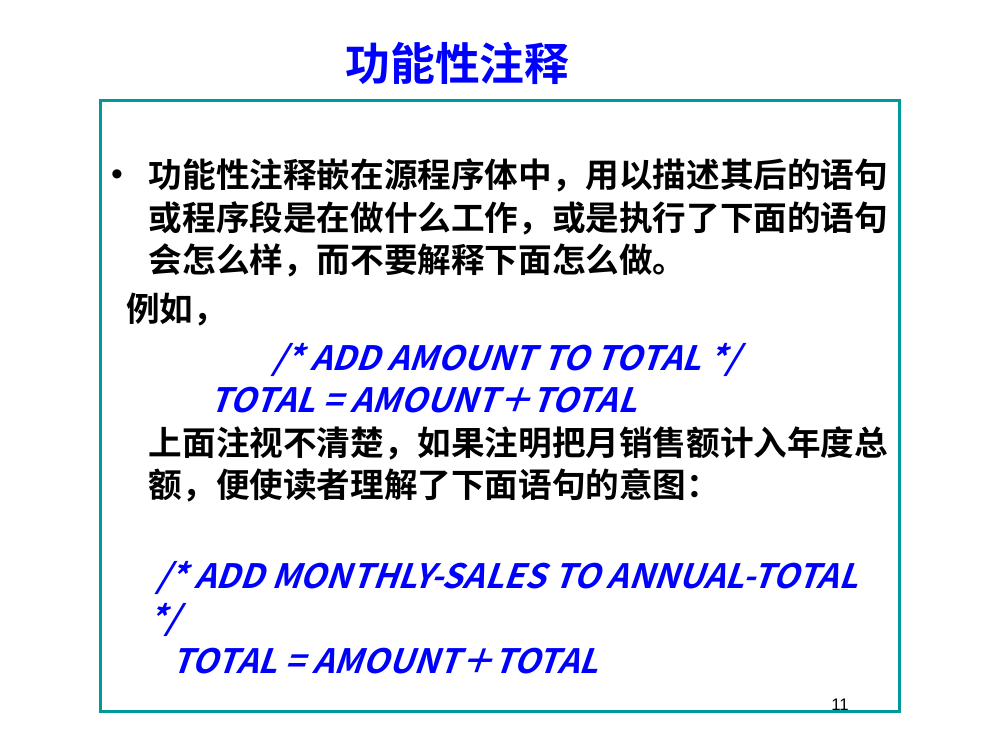
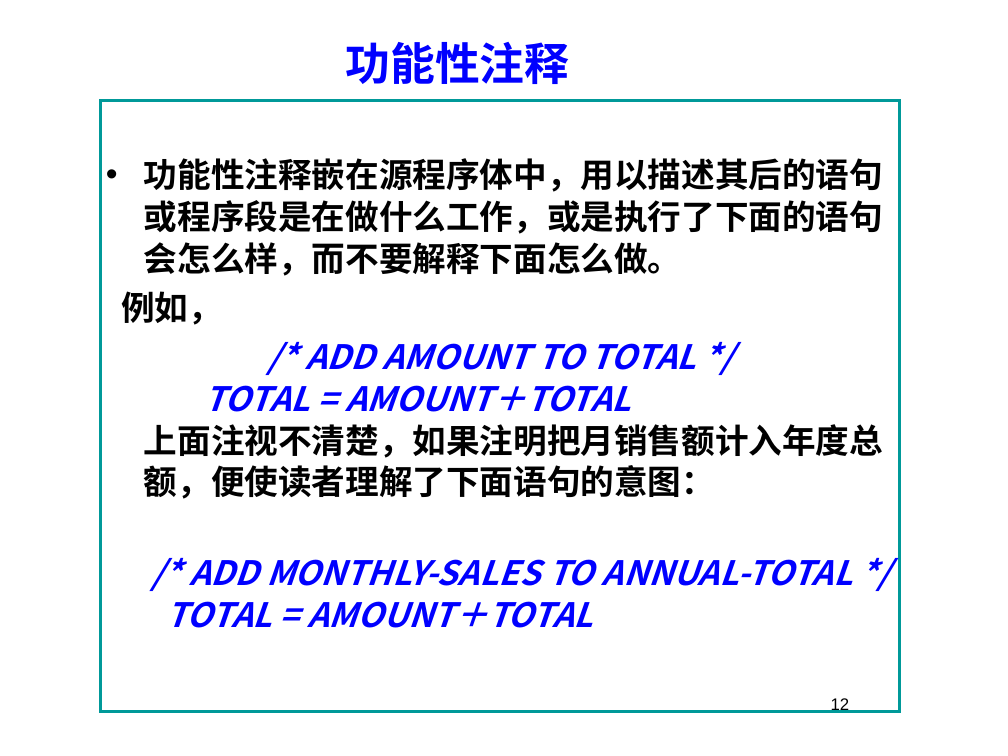
Before and after one commit to 3d-fishing/3D-app, a slide deck: slide 12 of 软件工程基础7.1.pptx (slide 11 before the commit). Drawn at 1008x756 pixels with LibreOffice and Linux fonts; fonts in the diff are those of the drawing; background and template pictures are left out. Boxes give left, top, right and bottom in pixels: in the first picture for what was removed or moved away, otherwise in the second. Text is boxed around its words. In the diff, an @@ line names an element or a change of style, - is before the commit and + after.

```diff
--- a/软件工程基础7.1.pptx
+++ b/软件工程基础7.1.pptx
@@ text "功能性注释嵌在源程序体中，用以描述其后的语句或程序段是在做什么工作，或是执行了下面的语句会怎么样，而不要解释下面怎么做。": place and size @@
-text "功能性注释嵌在源程序体中，用以描述其后的语句或程序段是在做什么工作，或是执行了下面的语句会怎么样，而不要解释下面怎么做。" at (101,100,899,711)
+text "功能性注释嵌在源程序体中，用以描述其后的语句或程序段是在做什么工作，或是执行了下面的语句会怎么样，而不要解释下面怎么做。" at (121,158,883,628)
@@ text "功能性注释嵌在源程序体中，用以描述其后的语句或程序段是在做什么工作，或是执行了下面的语句会怎么样，而不要解释下面怎么做。" at (121,158,883,628): outline #009999 2.25 pt to none @@
@@ rectangle added at (101,100,899,711), outline #009999 2.25 pt @@
@@ page number removed at (831,698,848,713) @@
-11
@@ page number added at (831,698,850,713), 12 pt, text #000000 @@
+12
```
Also in this commit, not shown: 30 other slides changed, 5 slides added, 2 slides removed.
